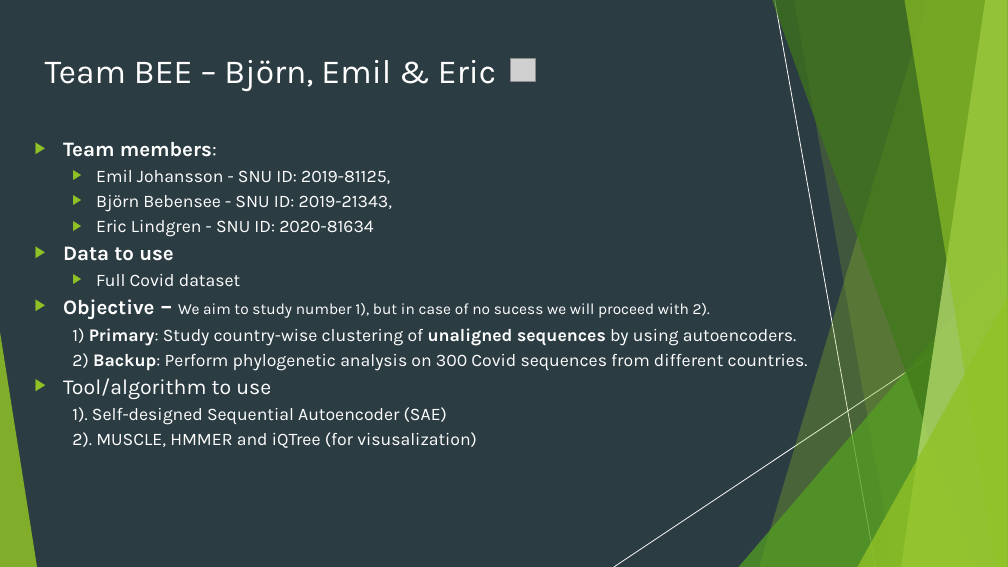
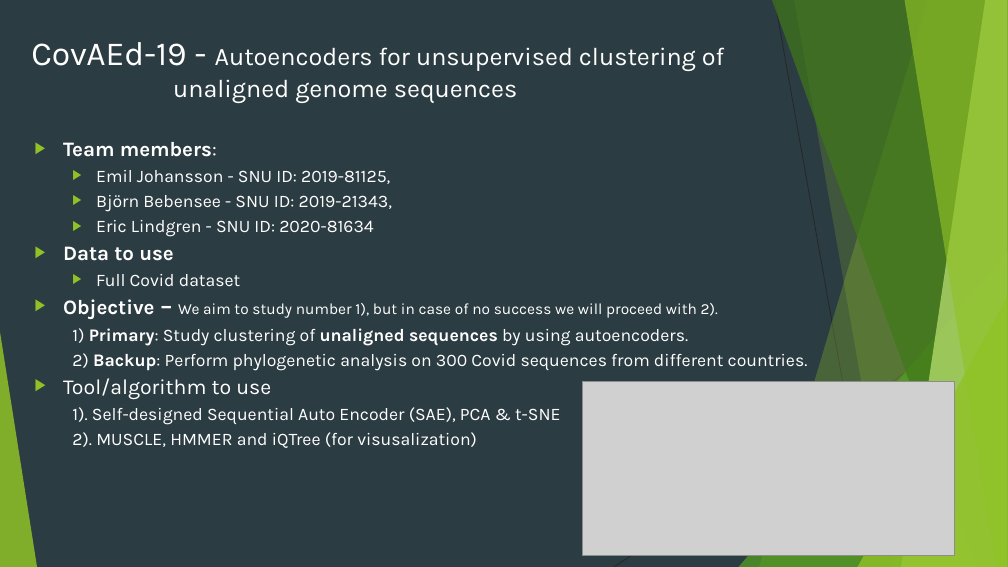
Before and after one commit to elindgren/project_mlbioinf, a slide deck: slide 2 of presentations/project_proposal.pptx. Drawn at 1008x567 pixels with LibreOffice and Linux fonts; fonts in the diff are those of the drawing; grey boxes stand for pictures. Boxes give left, top, right and bottom in pixels: in the first picture for what was removed or moved away, otherwise in the second. Text is boxed around its words. In the diff, an @@ line names an element or a change of style, - is before the commit and + after.

```diff
--- a/presentations/project_proposal.pptx
+++ b/presentations/project_proposal.pptx
@@ rectangle removed at bbox=[0, 0, 1008, 567] @@
@@ line (775, 0) - (876, 567): stroke #000000 0.75 pt to #262626 0.75 pt @@
@@ text at bbox=[31, 42, 724, 103]: text changed; size 32 to 24 pt @@
-Team BEE – Björn, Emil & Eric
+CovAEd-19 - Autoencoders for unsupervised clustering of
+unaligned genome sequences
@@ picture removed at bbox=[510, 59, 535, 82] @@
@@ text at bbox=[63, 299, 718, 346]: text changed @@
-▶ Objective – We aim to study number 1), but in case of no sucess we will proceed with 2).
-  1) Primary: Study country-wise clustering of unaligned sequences by using autoencoders.
+▶ Objective – We aim to study number 1), but in case of no success we will proceed with 2).
+  1) Primary: Study clustering of unaligned sequences by using autoencoders.
@@ group removed at bbox=[614, 0, 1008, 567]: 5 freeform shapes, 2 lines, 2 triangles @@
@@ line (1008, 305) - (614, 567): stroke #000000 0.75 pt to #262626 0.75 pt @@
@@ picture added at bbox=[582, 382, 955, 556] @@
@@ text at bbox=[72, 407, 560, 425]: text changed @@
-  1). Self-designed Sequential Autoencoder (SAE)
+  1). Self-designed Sequential Auto Encoder (SAE), PCA & t-SNE
```
Also in this commit, not shown: 1 other slide changed, 4 other files.
